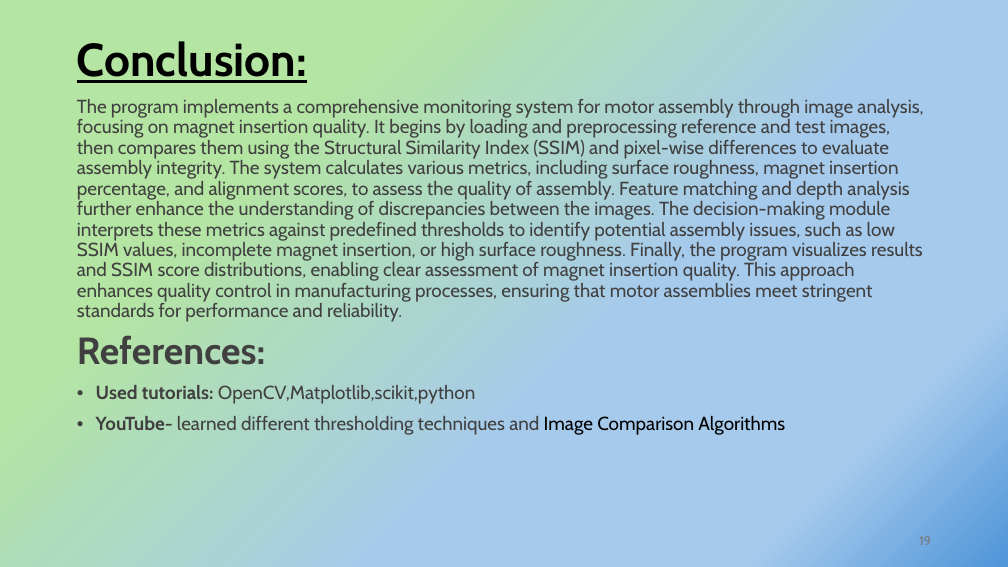
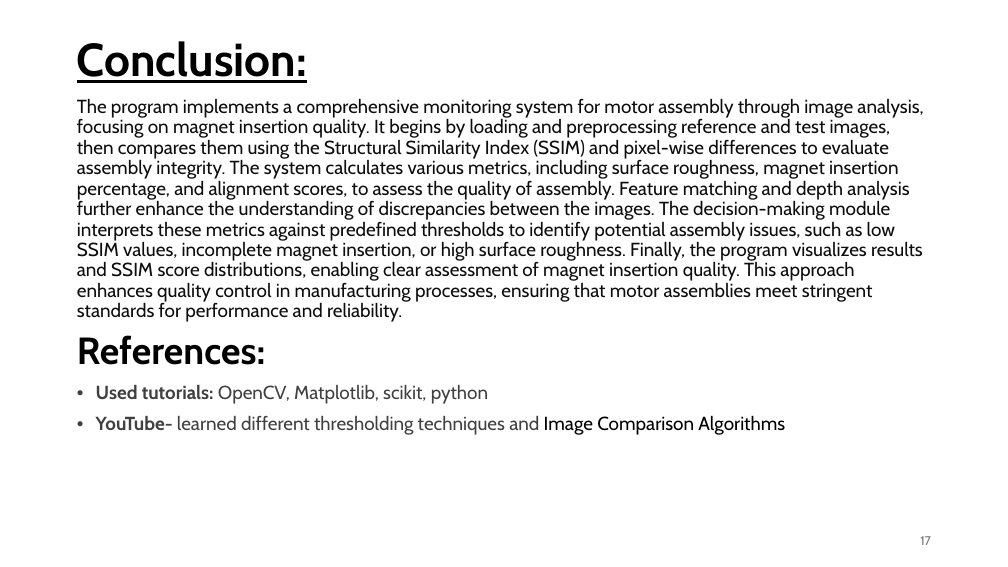
Before and after one commit to arpankumar2520/IDEAS_TIH_Project, a slide deck: slide 17 of MOTOR ASSEMBLY MONITORING THROUGH IMAGE ANALYSIS.pptx (slide 19 before the commit). Drawn at 1008x567 pixels with LibreOffice and Linux fonts; fonts in the diff are those of the drawing; background and template pictures are left out. Boxes give left, top, right and bottom in pixels: in the first picture for what was removed or moved away, otherwise in the second. Text is boxed around its words. In the diff, an @@ line names an element or a change of style, - is before the commit and + after.

```diff
--- a/MOTOR ASSEMBLY MONITORING THROUGH IMAGE ANALYSIS.pptx
+++ b/MOTOR ASSEMBLY MONITORING THROUGH IMAGE ANALYSIS.pptx
@@ background gradient #B4E5A2 to #A6CAEC to #4E95D9 to picture (left out) @@
@@ text at [77,98,923,365]: text colour #404040 to #0D0D0D in "The program implements a comprehensive monitoring system ..."; text colour #404040 to #000000 in "References:" @@
@@ text at [96,385,488,404]: spaces changed @@
-• Used tutorials: OpenCV,Matplotlib,scikit,python
+• Used tutorials: OpenCV, Matplotlib, scikit, python
@@ page number at [920,536,931,545]: text changed @@
-19
+17
```
Also in this commit, not shown: 10 other slides changed, 7 slides added, 9 slides removed, 6 other files.
